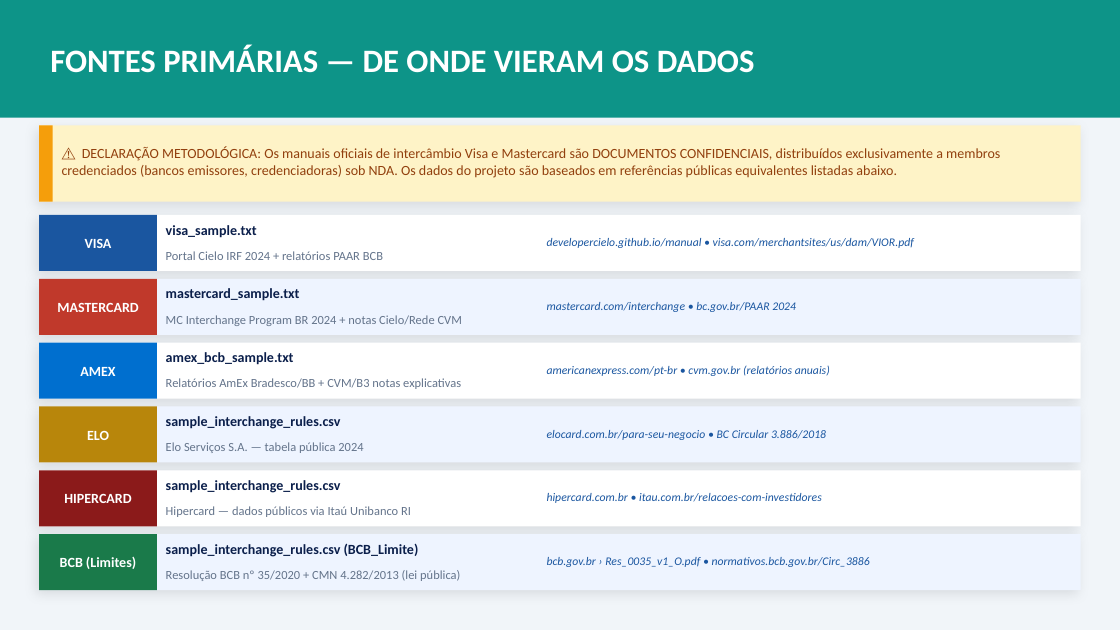
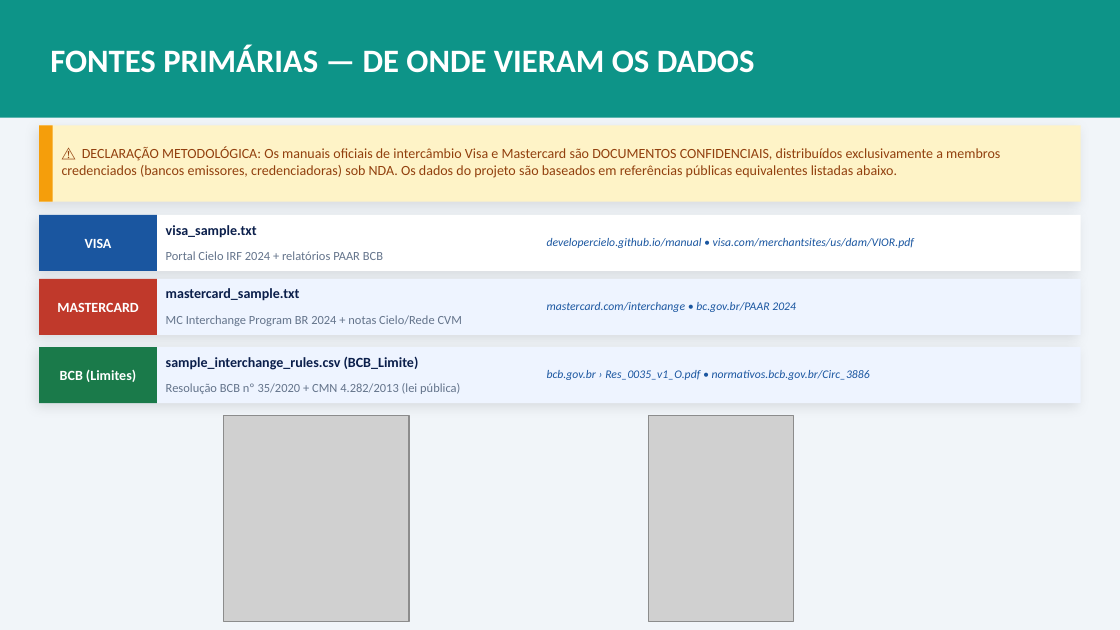
Before and after one commit to nielsencastelo/Interchange-CIELO, a slide deck: slide 4 of docs/Interchange_AI_PhD_Presentation.pptx. Drawn at 1120x630 pixels with LibreOffice and Linux fonts; fonts in the diff are those of the drawing; grey boxes stand for pictures. Boxes give left, top, right and bottom in pixels: in the first picture for what was removed or moved away, otherwise in the second. Text is boxed around its words. In the diff, an @@ line names an element or a change of style, - is before the commit and + after.

```diff
--- a/docs/Interchange_AI_PhD_Presentation.pptx
+++ b/docs/Interchange_AI_PhD_Presentation.pptx
@@ 4 texts, 2 rectangles: place and size @@
-4 texts, 2 rectangles at (39,534,1081,590)
+4 texts, 2 rectangles at (39,347,1081,403)
@@ rectangle removed at (39,343,1081,399) @@
@@ rectangle removed at (39,343,157,399) @@
@@ text removed at (166,352,294,365) @@
-amex_bcb_sample.txt
@@ text removed at (80,367,115,376) @@
-AMEX
@@ text removed at (166,378,461,389) @@
-Relatórios AmEx Bradesco/BB + CVM/B3 notas explicativas
@@ text removed at (547,365,830,376) @@
-americanexpress.com/pt-br • cvm.gov.br (relatórios anuais)
@@ rectangle removed at (39,407,1081,463) @@
@@ rectangle removed at (39,407,157,463) @@
@@ text removed at (166,416,341,429) @@
-sample_interchange_rules.csv
@@ picture added at (224,416,410,622) @@
@@ picture added at (648,416,794,622) @@
@@ text removed at (87,430,109,440) @@
-ELO
@@ text removed at (166,442,363,453) @@
-Elo Serviços S.A. — tabela pública 2024
@@ text removed at (547,430,826,440) @@
-elocard.com.br/para-seu-negocio • BC Circular 3.886/2018
@@ rectangle removed at (39,470,1081,526) @@
@@ rectangle removed at (39,470,157,526) @@
@@ text removed at (64,494,131,503) @@
-HIPERCARD
@@ text removed at (166,480,341,493) @@
-sample_interchange_rules.csv
@@ text removed at (166,506,411,517) @@
-Hipercard — dados públicos via Itaú Unibanco RI
@@ text removed at (547,493,822,503) @@
-hipercard.com.br • itau.com.br/relacoes-com-investidores
```
Also in this commit, not shown: 8 other slides changed.
